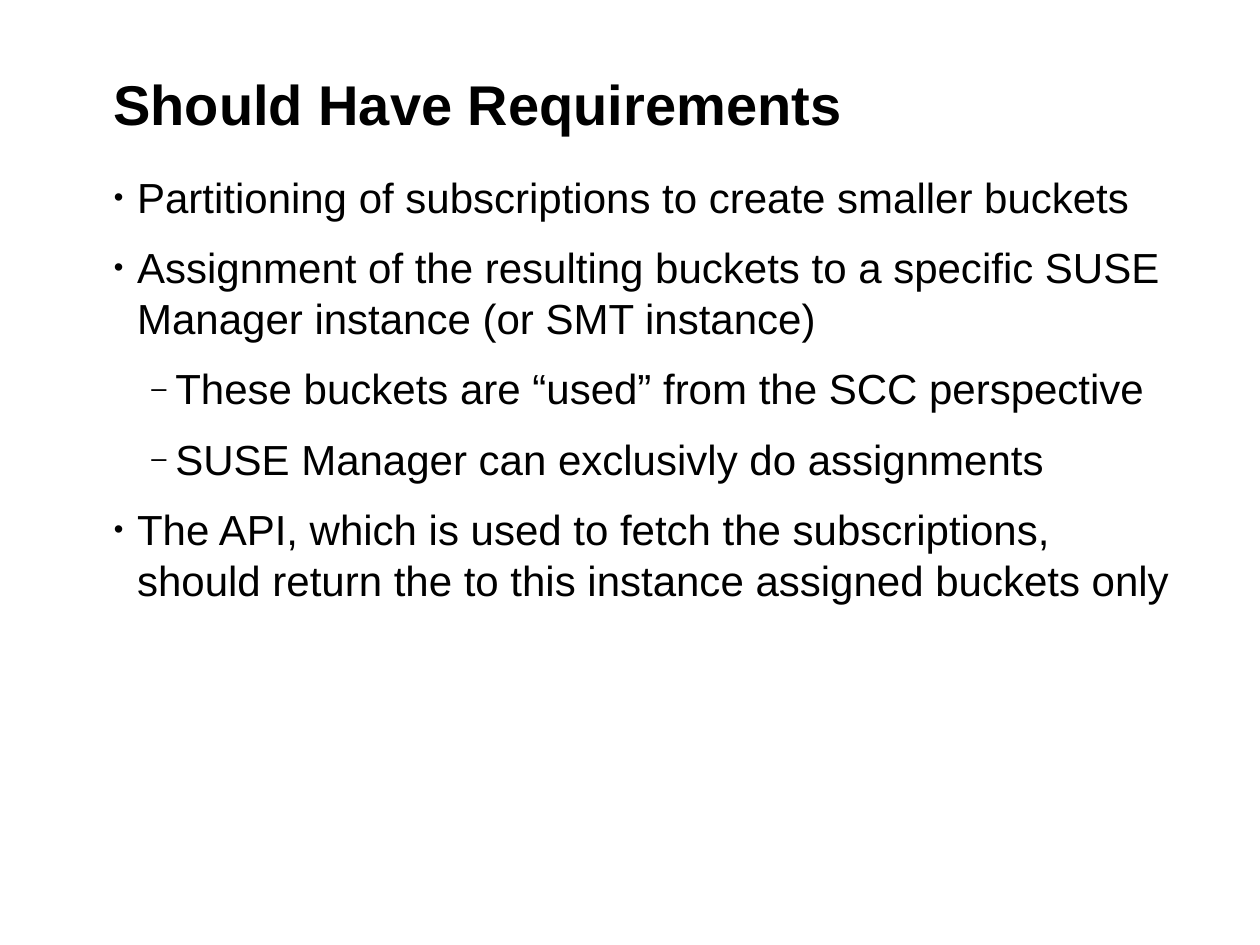
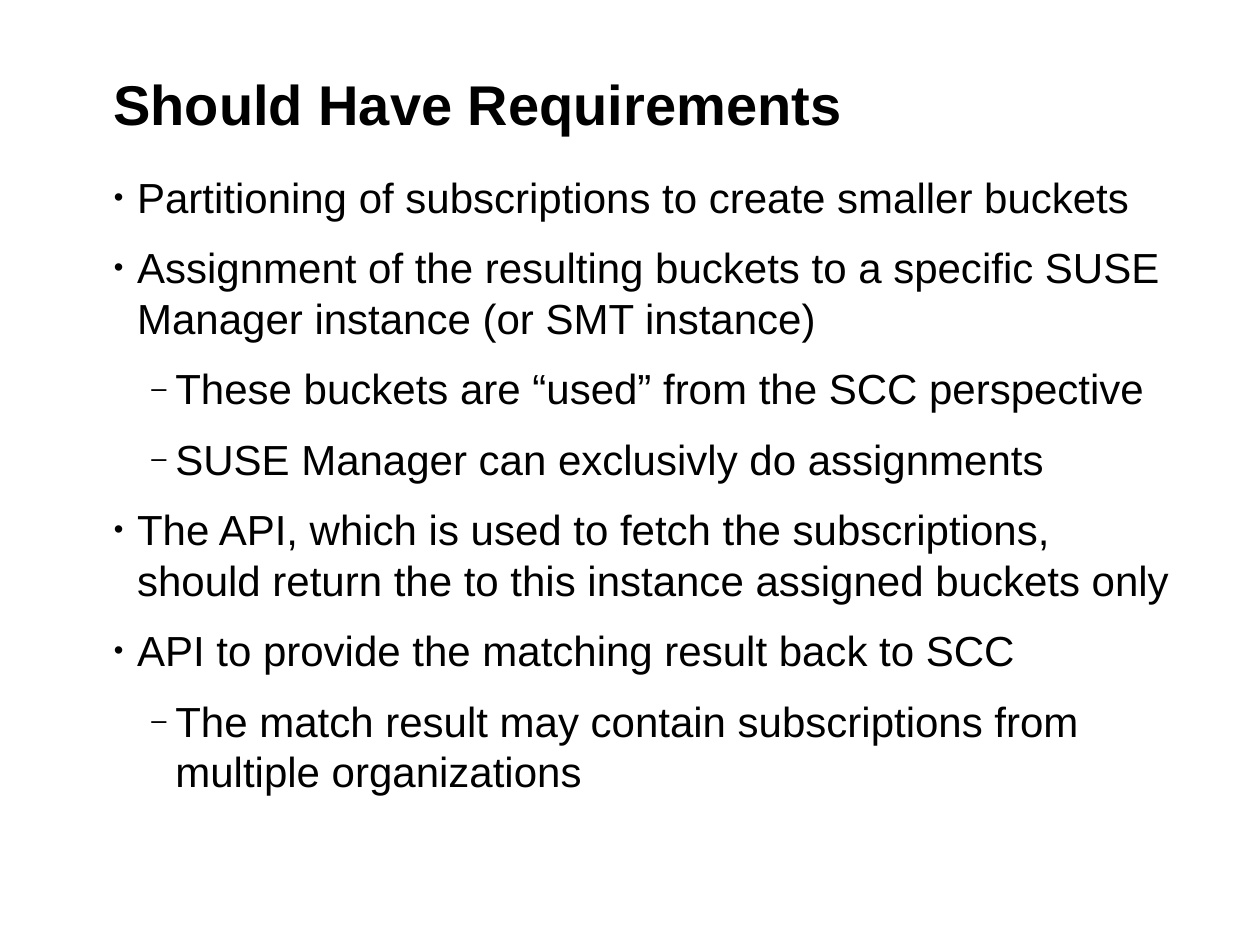
Before and after one commit to hustodemon/subscription-matcher, a slide deck: slide 24 of doc/SubscriptionCounting.odp (slide 23 before the commit). Drawn at 1260x945 pixels with LibreOffice and Linux fonts; fonts in the diff are those of the drawing; background and template pictures are left out. Boxes give left, top, right and bottom in pixels: in the first picture for what was removed or moved away, otherwise in the second. Text is boxed around its words. In the diff, an @@ line names an element or a change of style, - is before the commit and + after.

```diff
--- a/doc/SubscriptionCounting.odp
+++ b/doc/SubscriptionCounting.odp
@@ text at <box>137,635,1078,796</box>: paragraphs added @@
+• API to provide the matching result back to SCC
+  ‒ The match result may contain subscriptions from multiple organizations
```
Also in this commit, not shown: 16 other slides changed, 2 slides added, 1 slide removed.
